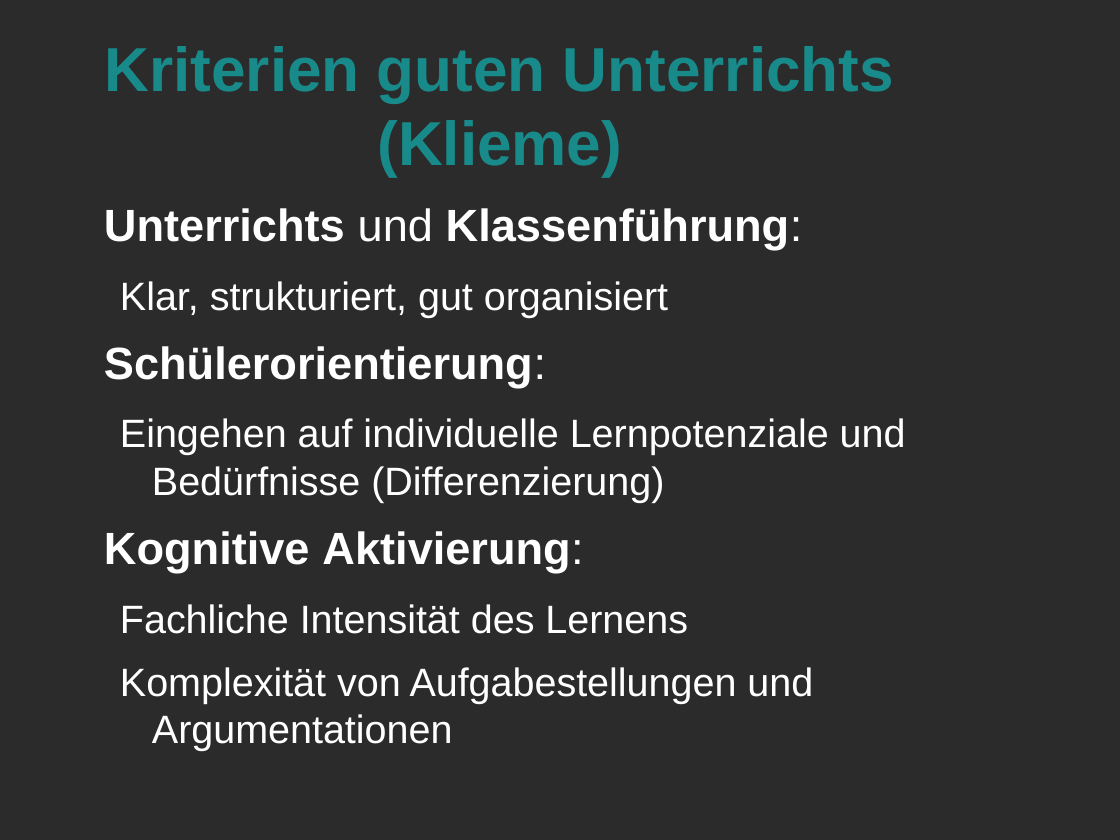
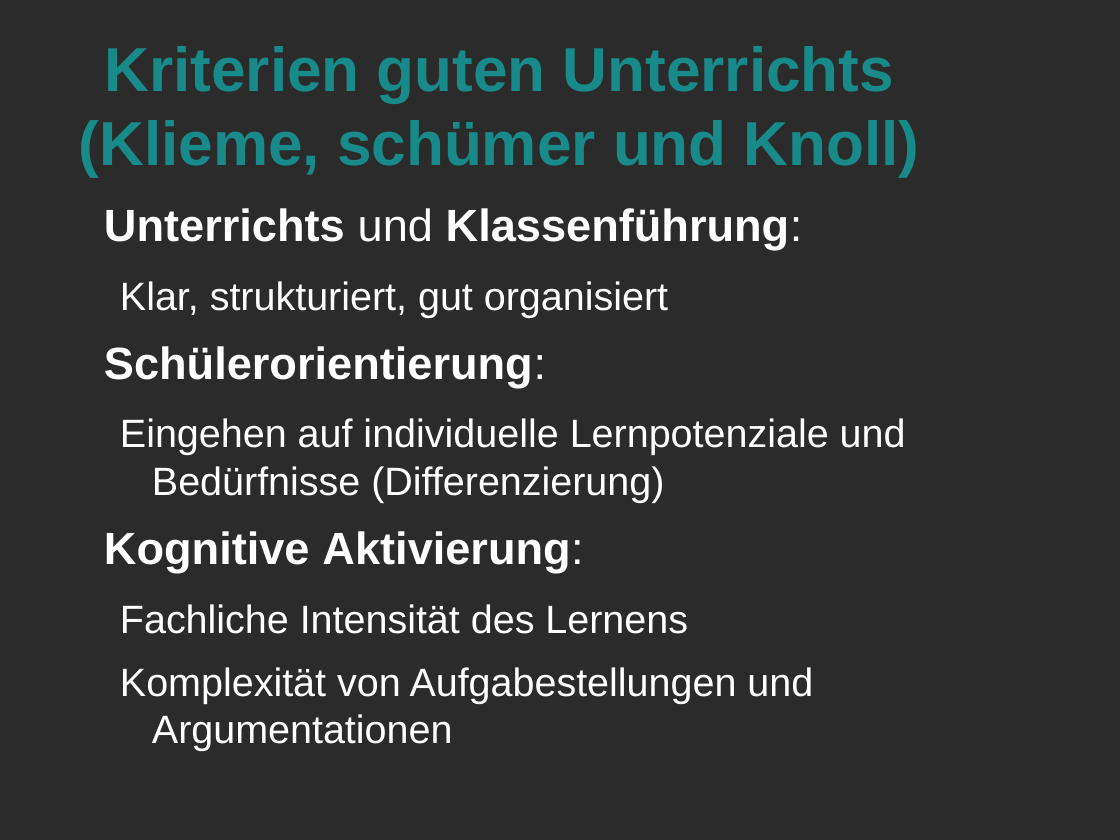
Before and after one commit to LorenzMueller/SS19, a slide deck: slide 17 of Mathe Didaktik/Präsentation.odp (slide 16 before the commit). Drawn at 1120x840 pixels with LibreOffice and Linux fonts; fonts in the diff are those of the drawing; background and template pictures are left out; a plain dark background stands for a picture behind light text. Boxes give left, top, right and bottom in pixels: in the first picture for what was removed or moved away, otherwise in the second. Text is boxed around its words. In the diff, an @@ line names an element or a change of style, - is before the commit and + after.

```diff
--- a/Mathe Didaktik/Präsentation.odp
+++ b/Mathe Didaktik/Präsentation.odp
@@ title at (79, 46, 920, 176): text changed @@
-Kriterien guten Unterrichts (Klieme)
+Kriterien guten Unterrichts (Klieme, schümer und Knoll)
```
Also in this commit, not shown: 1 slide added.
